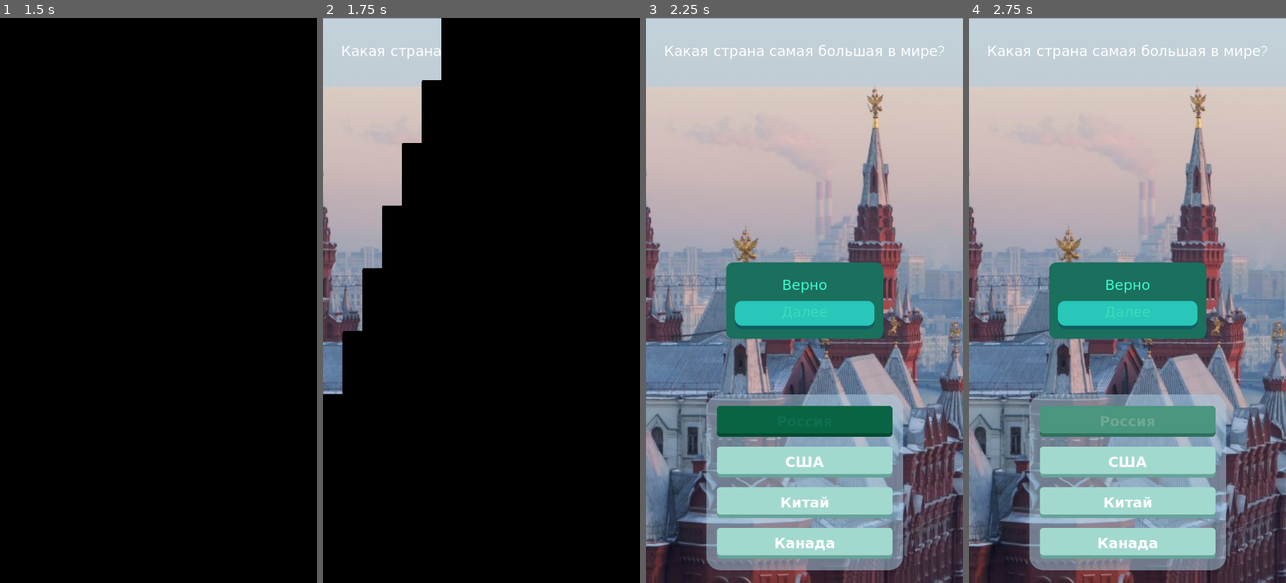
Above: before the commit, frames 1-4 (left to right).
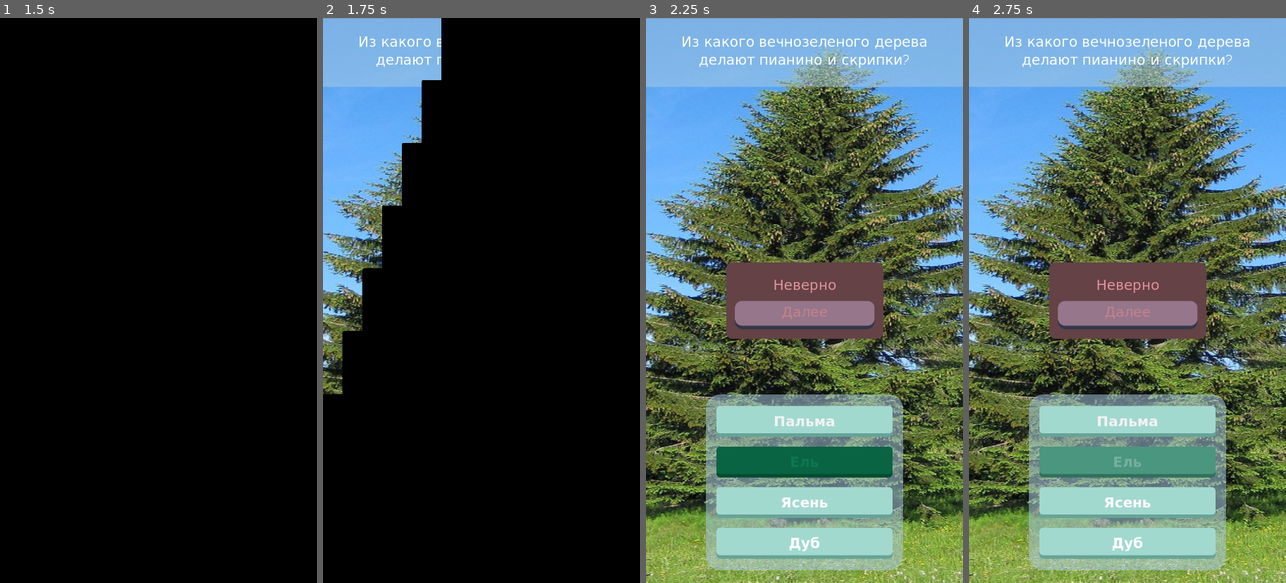
Above: after the commit, the same moments.

Repository: ash4rk/ad-aurum-quiz
Game: Godot game, scene res://main.tscn
Same seed, same stepped clock (60 frames per second), same inputs: the game is played once before the commit and once after it.
Inputs (mouse positions are in pixels of both pictures, inside the frame that each line leads up to):
- Up to frame 1 (1.5 s): click "Начать игру" at 0.5 s; click "Россия" (after the commit: "Пальма") at 1.25 s
- Up to frame 2 (1.75 s): no input
- Up to frame 3 (2.25 s): click (804, 464) at 2 s, where only the run before the commit has a clickable "США"
- Up to frame 4 (2.75 s): no input

Frame 1 is identical in both runs. In frame 2, 14% of the frame differs, in the area x 0-38%, y 0-67%; in frame 3, 93%, in the area x 0-100%, y 0-100%; in frame 4, 93%.

Commit message:
FIX: Shuffle questions and answers

Diff:
--- a/globals/global.gd
+++ b/globals/global.gd
@@ -12,6 +12,7 @@
 
 func _ready():
 	_questions = _parse_questions()
+	_questions.shuffle()
 
 func load_next_screen():
 	_question_idx += 1
@@ -30,6 +31,7 @@
 	_question_idx = -1
 	correct_answers = 0
 	_questions = _parse_questions()
+	_questions.shuffle()
 
 func _filter_by_answers_number(question: Dictionary) -> Dictionary:
 	var result_question: Dictionary
@@ -43,6 +45,7 @@
 	# Add other fields to question
 	result_question.question = question.question
 	result_question.background = question.background
+	result_question.answers.shuffle()
 	return result_question
 
 func _parse_questions() -> Array:
